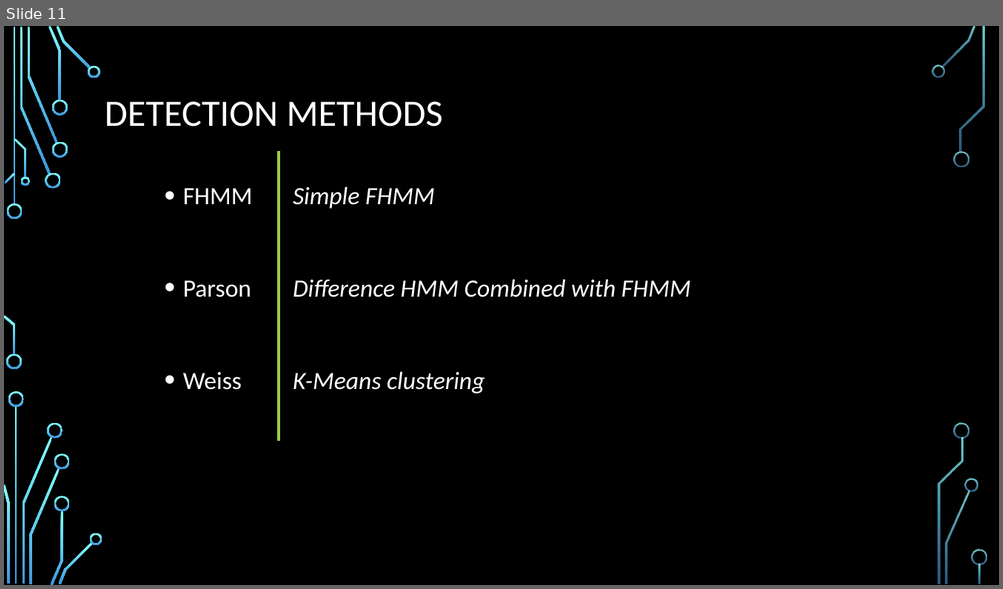
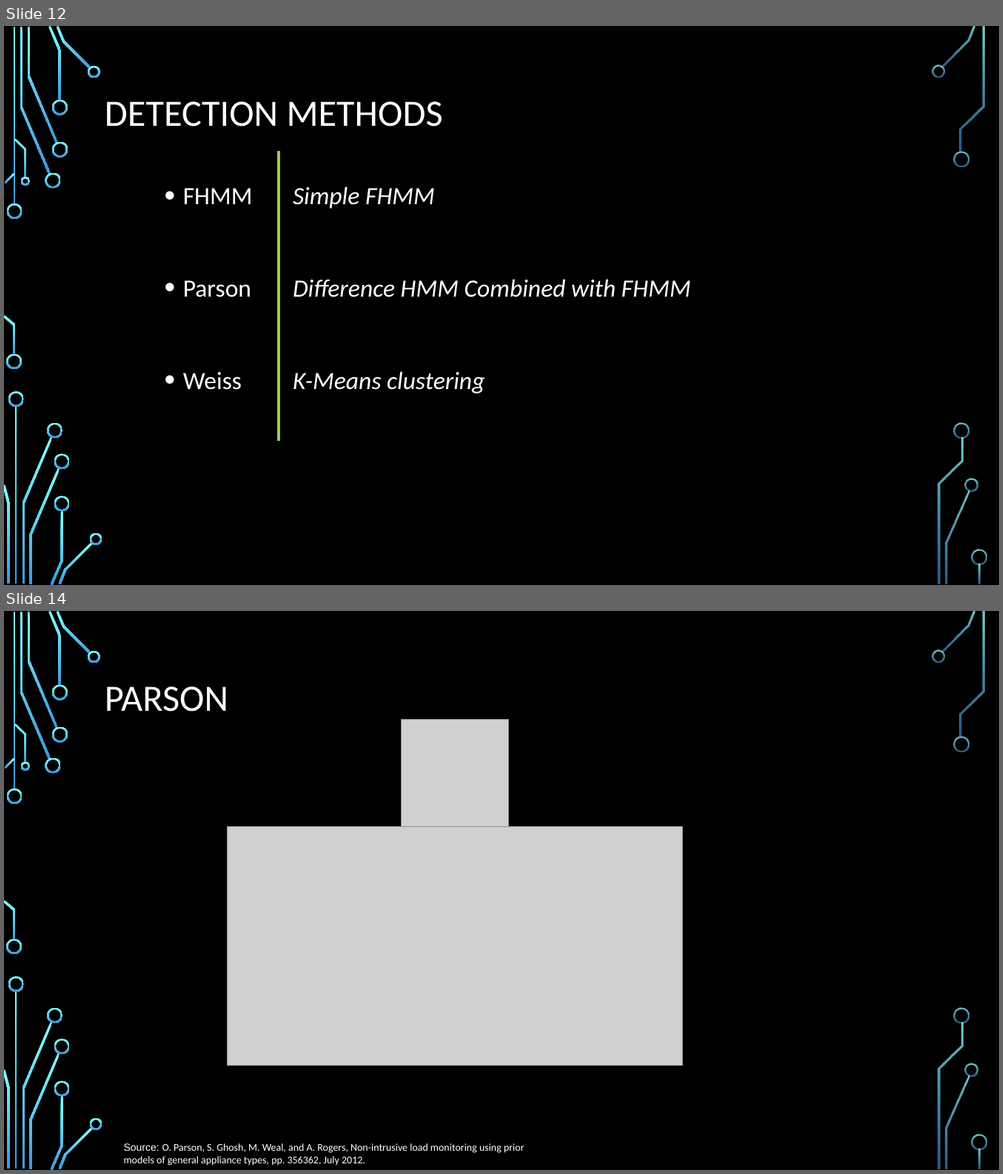
Before and after one commit to RuneHeick/Speciale, a slide deck: Præsentation/presentation.pptx. Shown one above the other, each under a label of ours: slide 11 before the commit, slides 12 and 14 after it; the slides between them are not shown. The pictures are 1003x589 and 1003x1174 pixels, drawn with LibreOffice and Linux fonts; fonts in the diff are those of the drawing; grey boxes stand for pictures; background and template pictures are left out. Boxes give left, top, right and bottom in pixels: in the first picture for what was removed or moved away, otherwise in the second. Text is boxed around its words. In the diff, an @@ line names an element or a change of style, - is before the commit and + after.

```diff
--- a/Præsentation/presentation.pptx
+++ b/Præsentation/presentation.pptx
@@ slide 14 added at <box>4,611,999,1170</box>, background picture (left out); not listed: 36 template elements that a slide beside it also shows @@
@@ title added at <box>105,686,228,712</box>, 36 pt, text #FFFFFF @@
+PARSON
@@ picture added at <box>401,719,509,826</box> @@
@@ picture added at <box>227,826,681,1065</box> @@
@@ text added at <box>124,1144,524,1166</box>, 10 pt, text #FFFFFF @@
+Source: O. Parson, S. Ghosh, M. Weal, and A. Rogers, Non-intrusive load monitoring using prior
+models of general appliance types, pp. 356362, July 2012.
@@ what was slide 11 is now slide 12 @@
```
Also in this commit, not shown: 14 slides changed, 1 other slide added, 1 slide removed, 1 other file.
